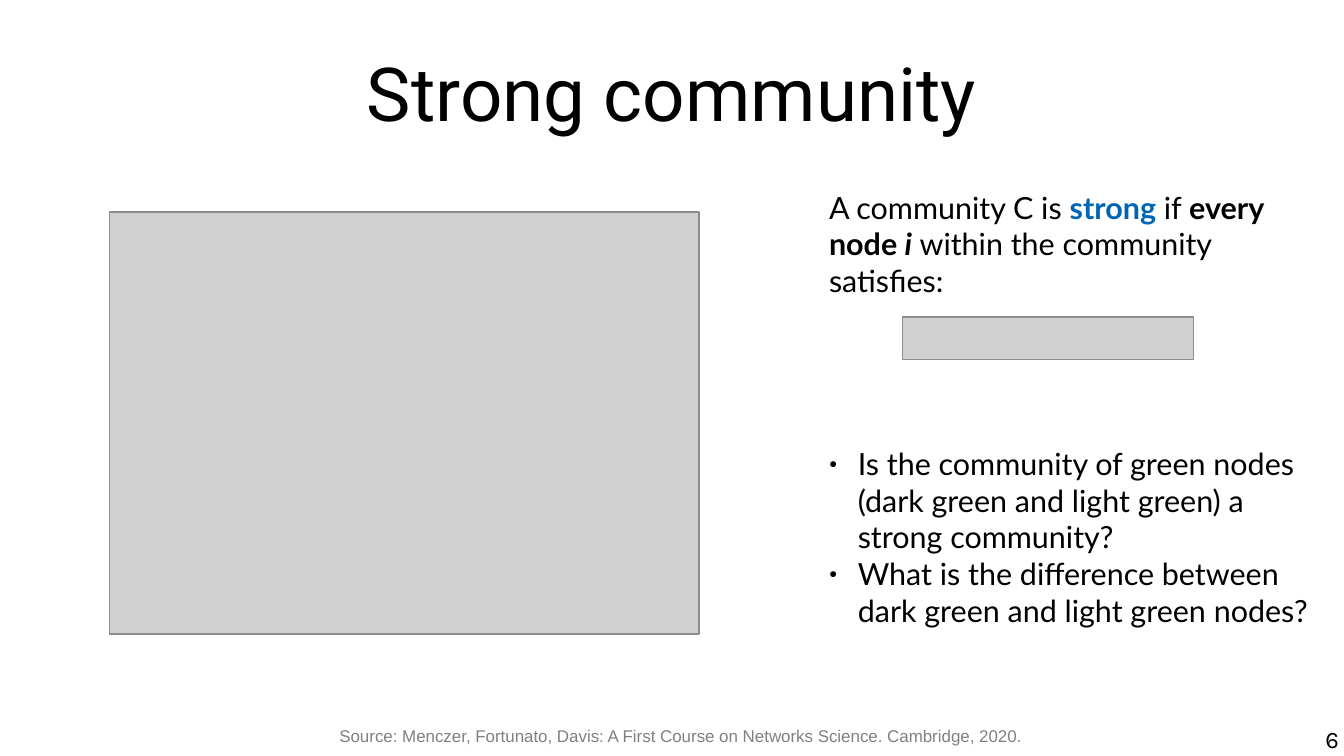
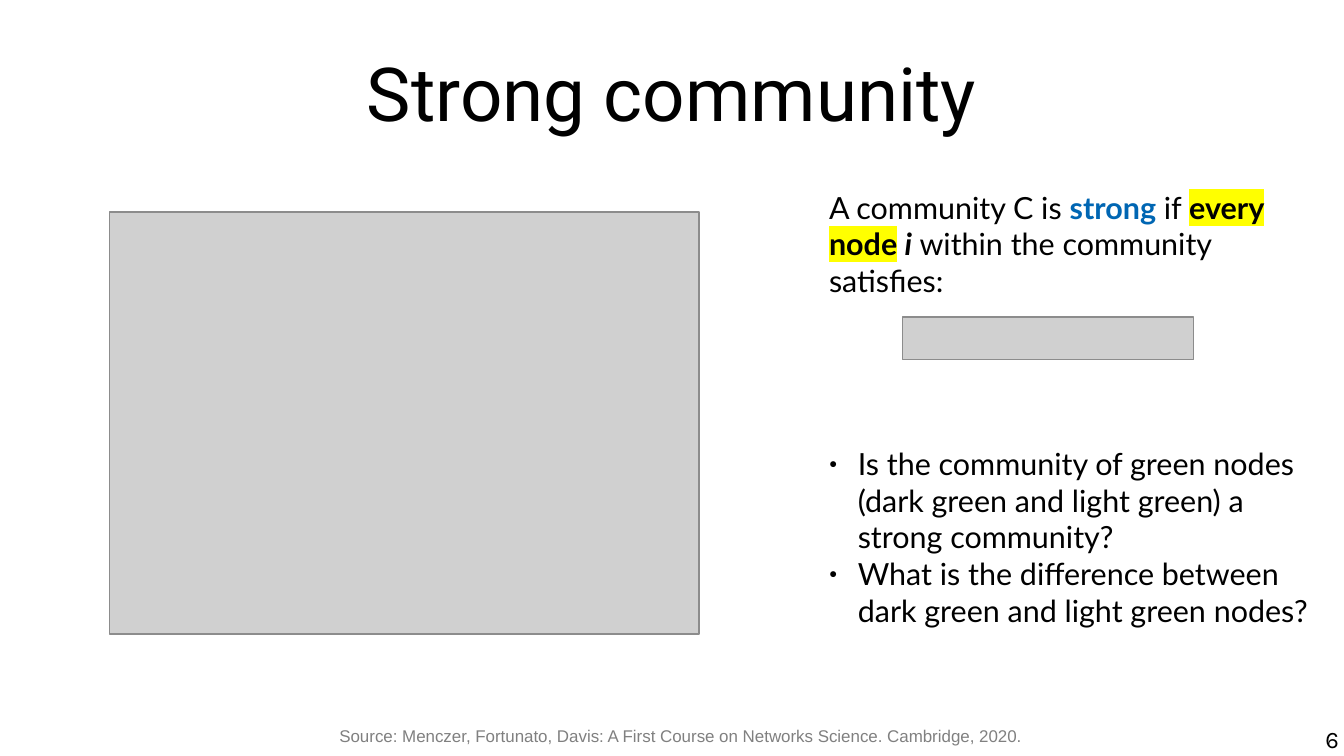
Before and after one commit to chatox/networks-science-course, a slide deck: slide 6 of theory/odp/tt21-finding_communities.odp. Drawn at 1344x756 pixels with LibreOffice and Linux fonts; fonts in the diff are those of the drawing; grey boxes stand for pictures. Boxes give left, top, right and bottom in pixels: in the first picture for what was removed or moved away, otherwise in the second. Text is boxed around its words. In the diff, an @@ line names an element or a change of style, - is before the commit and + after.

```diff
--- a/theory/odp/tt21-finding_communities.odp
+++ b/theory/odp/tt21-finding_communities.odp
@@ text "A community C is strong ..." at [829, 196, 1264, 293]: highlight none to #FFFF00 in "every node" @@
```
Also in this commit, not shown: 2 other slides changed, 4 other files.
